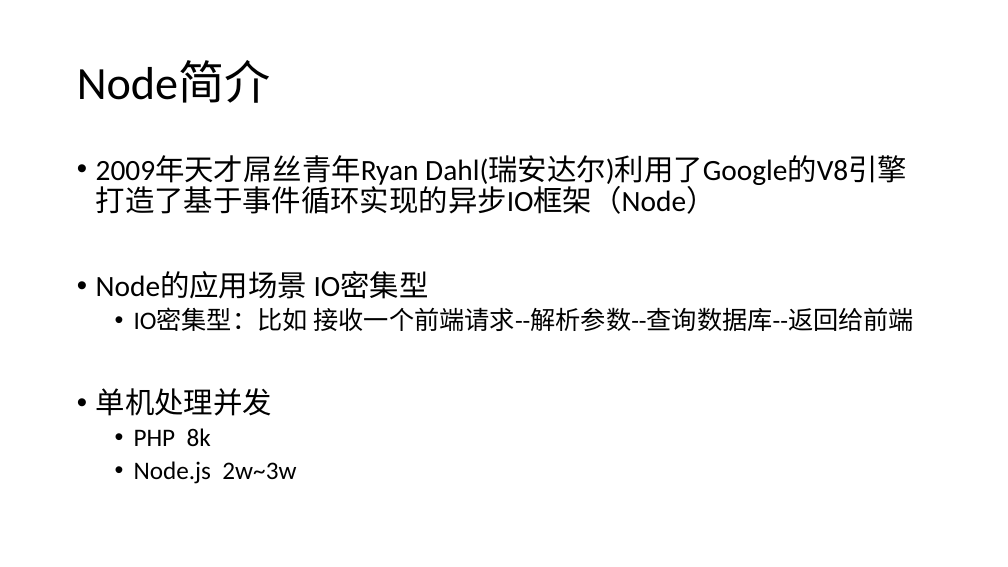
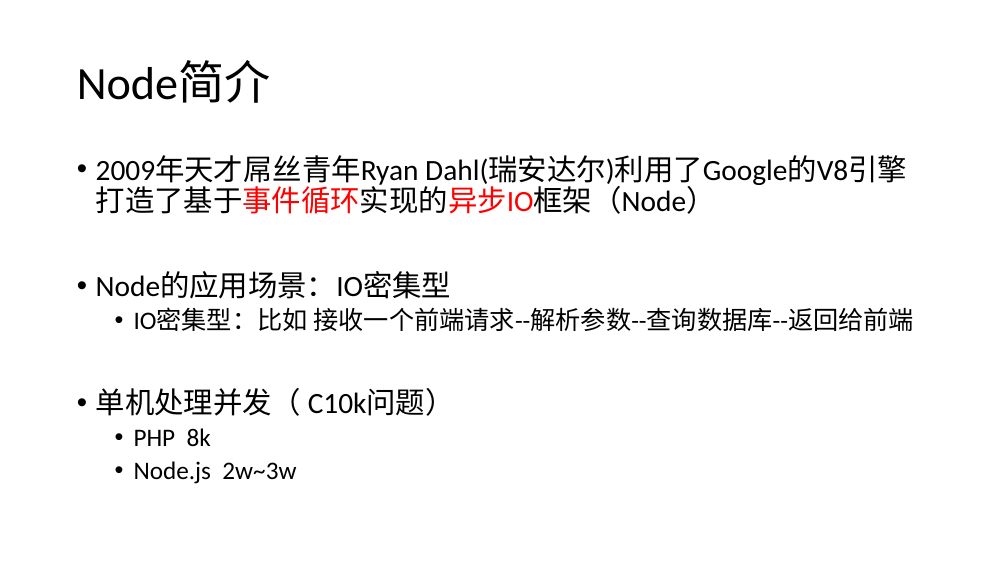
Before and after one commit to haoxuebing/Node-, a slide deck: slide 3 of node后端技术分享.pptx. Drawn at 1008x567 pixels with LibreOffice and Linux fonts; fonts in the diff are those of the drawing. Boxes give left, top, right and bottom in pixels: in the first picture for what was removed or moved away, otherwise in the second. Text is boxed around its words. In the diff, an @@ line names an element or a change of style, - is before the commit and + after.

```diff
--- a/node后端技术分享.pptx
+++ b/node后端技术分享.pptx
@@ text at [96, 155, 907, 214]: text colour #000000 to #FF0000 in "Dahl(瑞安达尔)利用了Google的V8引擎打造了基于事件循环实现的异步IO框架（Node）" @@
@@ text at [96, 271, 452, 299]: text changed @@
-• Node的应用场景 IO密集型
+• Node的应用场景：IO密集型
@@ text at [96, 388, 455, 416]: text changed @@
-• 单机处理并发
+• 单机处理并发（ C10k问题）
```
Also in this commit, not shown: 1 other slide changed.
